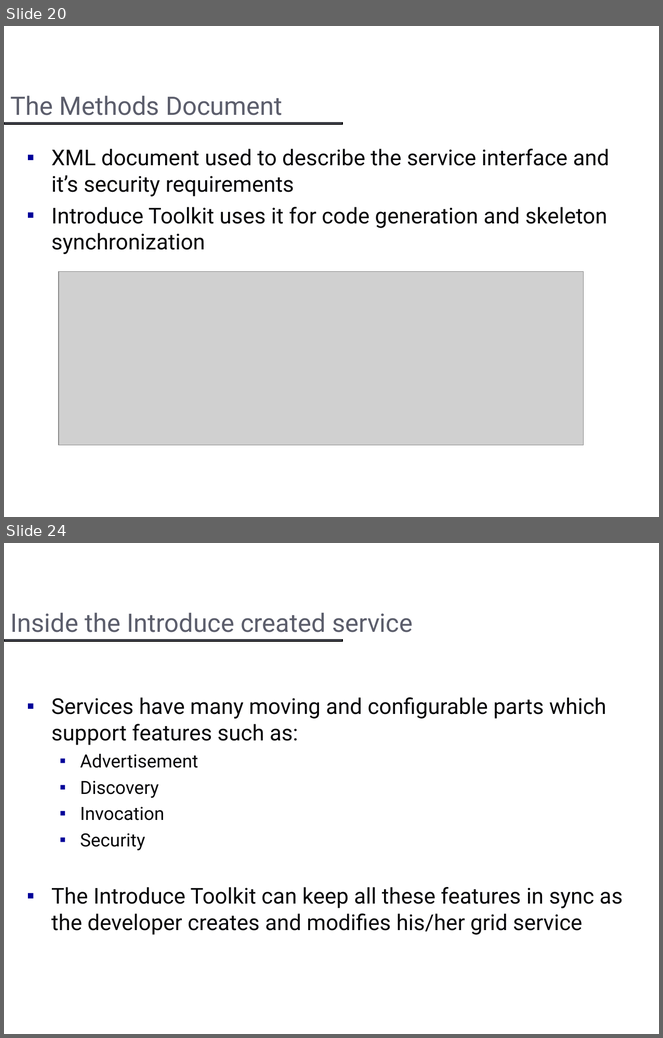
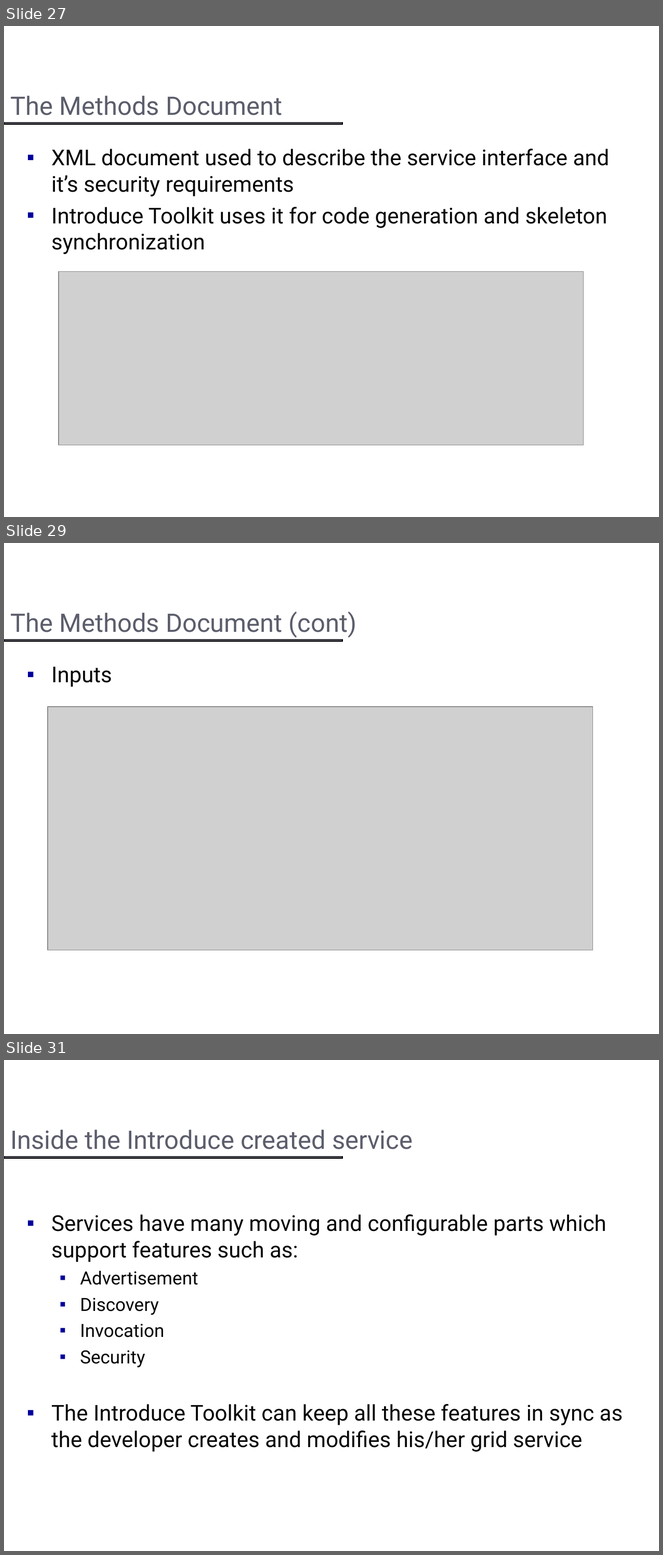
Before and after one commit to NCIP/cagrid-portal, a slide deck: cagrid-1-0/Documentation/presentations/introduce/Introduce.ppt. Shown one above the other, each under a label of ours: slides 20 and 24 before the commit, slides 27, 29 and 31 after it; the slides between them are not shown. The pictures are 663x1038 and 663x1555 pixels, drawn with LibreOffice and Linux fonts; fonts in the diff are those of the drawing; grey boxes stand for pictures; background and template pictures are left out. Boxes give left, top, right and bottom in pixels: in the first picture for what was removed or moved away, otherwise in the second. Text is boxed around its words. In the diff, an @@ line names an element or a change of style, - is before the commit and + after.

```diff
--- a/cagrid-1-0/Documentation/presentations/introduce/Introduce.ppt
+++ b/cagrid-1-0/Documentation/presentations/introduce/Introduce.ppt
@@ slide 29 added at bbox=[4, 543, 659, 1034], background #FFFFFF; not listed: 1 template element that a slide beside it also shows @@
@@ title added at bbox=[10, 612, 357, 638], 28 pt, text #5B5D6B @@
+The Methods Document (cont)
@@ text added at bbox=[51, 667, 112, 687], 24 pt, text #070709 @@
+▪ Inputs
@@ picture added at bbox=[48, 707, 593, 951] @@
@@ what was slide 20 is now slide 27 @@
@@ what was slide 24 is now slide 31 @@
```
Also in this commit, not shown: 6 slides changed, 8 other slides added, 2 slides removed, 9 other files.
